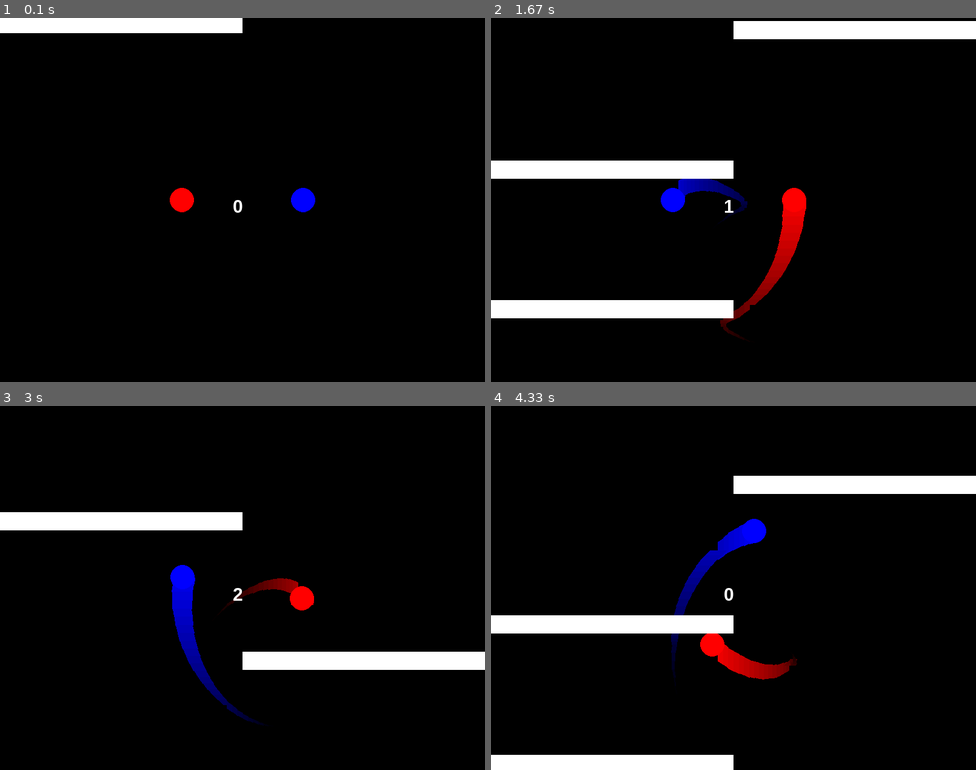
Above: before the commit, frames 1-4 (two rows, left to right).
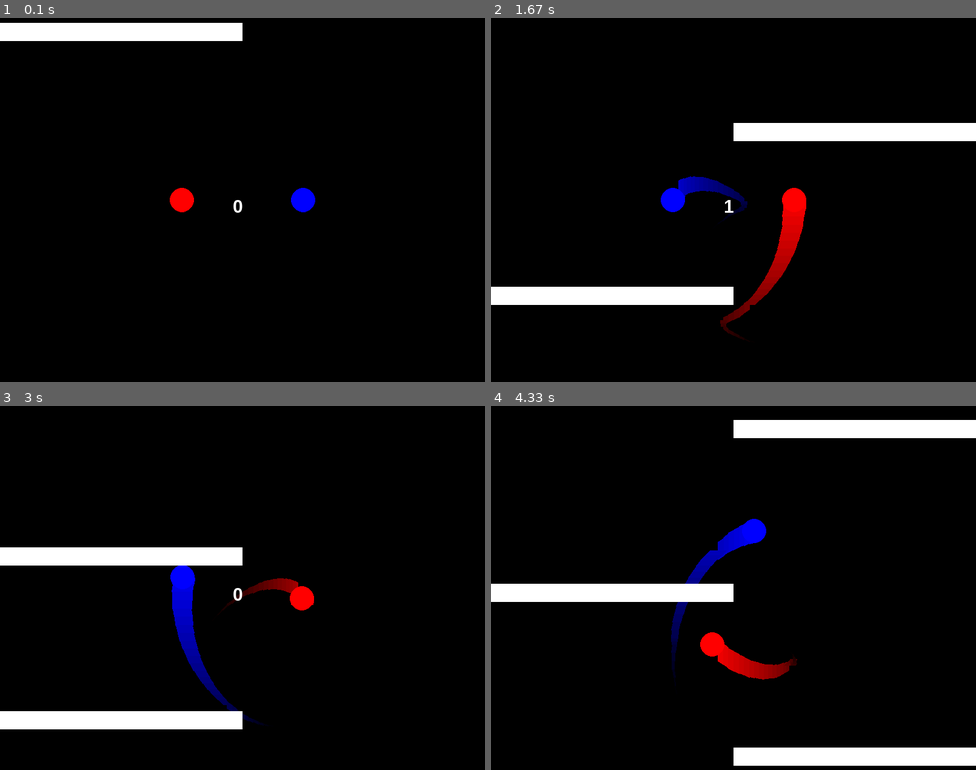
Above: after the commit, the same moments.

Repository: ycarowwww/atividades_backend_ifrn
Game: pygame game, started from 1Ano/JogoFimDeAno/duet.py
The game is run twice, just before and just after one commit, with the same random seed, the same clock (stepped at 60 frames per second) and the same inputs.
Inputs:
- Up to frame 1 (0.1 s): no input
- Up to frame 2 (1.67 s): hold D 0.33-0.8 s; hold D 0.83-1.3 s; hold A from 1.33 s (still down)
- Up to frame 3 (3 s): release A at 1.87 s; hold A 1.9-2.3 s; hold D 2.33-2.97 s
- Up to frame 4 (4.33 s): hold A 3-3.47 s; hold D 3.5-3.97 s; hold D from 4 s (still down)

The runs differ from the first frame. In frame 1, 1.8% of the frame differs, in the area x 0-50%, y 0-7%; in frame 2, 11%; in frame 3, 10%; in frame 4, 15%, in the area x 0-100%, y 3-100%.

Commit message:
Velocidades dos Obstáculos e Player igualadas
A velocidade vertical dos obstáculos agora é igual a velocidade de rotação do Player. Isso permite com que o player possa apenas segurar um giro para múltiplos obstáculos iguais seguidos sem se preocupar em ajeitar o "giro".

Diff:
--- a/1Ano/JogoFimDeAno/duet.py
+++ b/1Ano/JogoFimDeAno/duet.py
@@ -65,9 +65,10 @@
         self.size = size
         self.color = color
         self.hitbox_rect = pg.Rect(self.position[0], self.position[1], self.size[0], self.size[1])
+        self.speed =(240 + self.size[1]) / 36 # 200 (bigger" circle's radius) + 40 (balls' radois) + self.size = total height / time (180º / 5º)
 
     def movement_bottom(self) -> None:
-        self.position[1] += 5
+        self.position[1] += self.speed
         self.hitbox_rect.y = self.position[1]
 
     def draw(self, screen: pg.Surface) -> None:
@@ -106,7 +107,7 @@
     if obstacles_list[0].position[1] >= SCREEN_SIZE[1]:
         obstacles_list.pop(0)
 
-    if len([rect for rect in obstacles_list if rect.position[1] >= 200]) - len(obstacles_list) >= 0:
+    if len([rect for rect in obstacles_list if rect.position[1] >= 240]) - len(obstacles_list) >= 0:
         obstacles_list.append(Obstacle([choice(possible_obstacles_x), -OBSTACLE_SIZE], COLORS["WHITE"], [SCREEN_SIZE[0]//2, OBSTACLE_SIZE]))
         punctuation += 1
 
